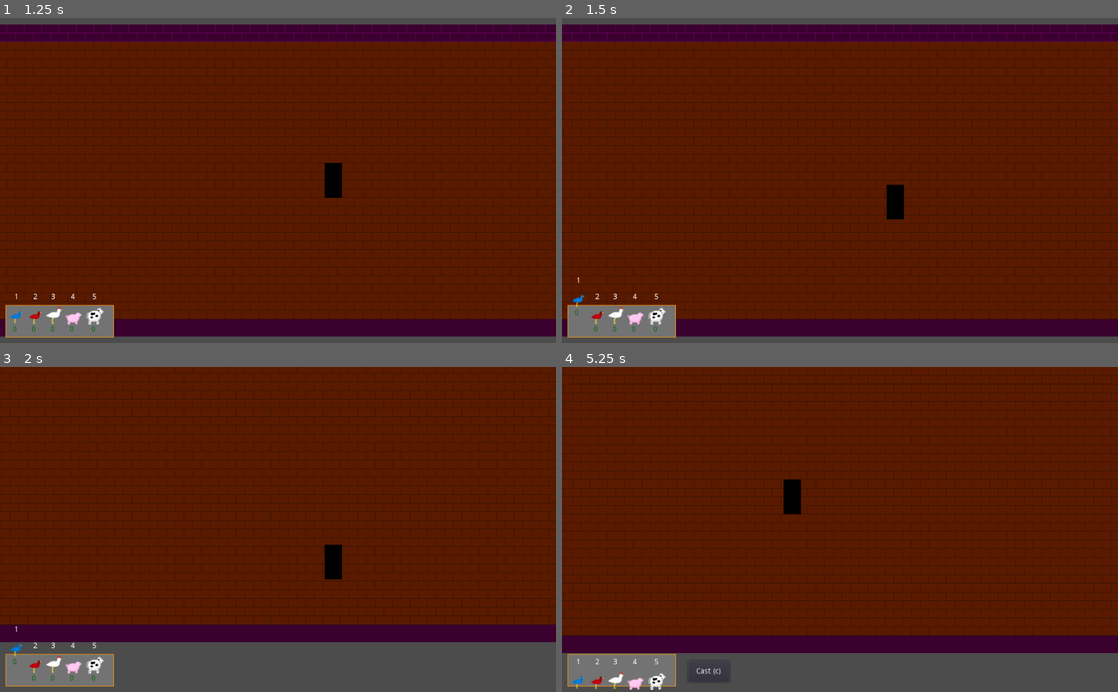
Above: before the commit, frames 1-4 (two rows, left to right).
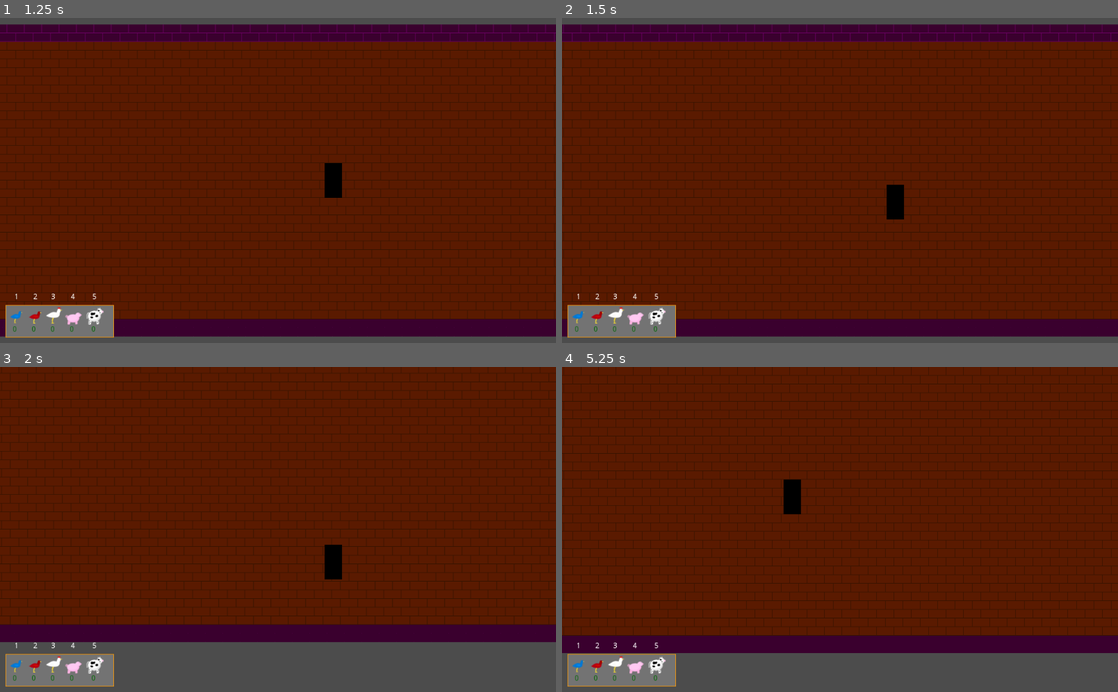
Above: after the commit, the same moments.

Repository: agmcleod/ld43
Game: Godot game, scene res://main.tscn
The game is run twice, just before and just after one commit, with the same random seed, the same clock (stepped at 60 frames per second) and the same inputs.
Inputs (mouse positions are in pixels of both pictures, inside the frame that each line leads up to):
- Up to frame 1 (1.25 s): tap Enter at 0.5 s; hold D (right) from 0.53 s (still down); tap C (cast) at 0.6 s
- Up to frame 2 (1.5 s): release D (right) at 1.28 s; hold S (down) from 1.28 s (still down); tap 1 (ingredient_1) at 1.35 s
- Up to frame 3 (2 s): keep holding S (down)
- Up to frame 4 (5.25 s): release S (down) at 2.03 s; hold D (right) 2.03-2.75 s; tap 2 (ingredient_2) at 2.1 s; click (706, 672) at 2.75 s, where only the run before the commit has a clickable "Cast (c)"; tap Space at 3.5 s; hold W (up) 3.53-4.28 s; tap 3 (ingredient_3) at 3.6 s; hold A (left) from 4.28 s (still down); tap 4 (ingredient_4) at 4.35 s; tap 5 (ingredient_5) at 5.1 s

Frame 1 is identical in both runs. In frame 2, less than 0.1% of the frame differs, in the area x 1-4%, y 79-97%; in frame 3, less than 0.1%; in frame 4, 0.7%, in the area x 1-30%, y 84-100%.
Error before the commit: Invalid get index 'blue' (on base: 'Dictionary'). (res://units/Player.gd:60)

Commit message:
spell now casts

Diff:
--- a/AnimalPickup.gd
+++ b/AnimalPickup.gd
@@ -6,6 +6,7 @@
 
 export var amount = 1
 export var type_name = ""
+onready var resources_ui = get_tree().get_root().get_node("game/UI/Resources")
 
 func _ready():
   self.connect("body_entered", self, "_on_body_entered")
@@ -18,5 +19,5 @@
 
 func _on_body_entered(body):
   if body.name == "Player":
-    body.call("add_resource", amount, type_name)
+    resources_ui.add_resource(amount, type_name)
     self.get_parent().queue_free()
--- a/main.tscn
+++ b/main.tscn
@@ -39,7 +39,7 @@
 custom_solver_bias = 0.0
 extents = Vector2( 15.9443, 31.8648 )
 
-[node name="game" type="Node" index="0"]
+[node name="game" type="Node"]
 
 [node name="TileMap" type="TileMap" parent="." index="0"]
 
--- a/spells/FireBall.tscn
+++ b/spells/FireBall.tscn
@@ -7,7 +7,7 @@
 custom_solver_bias = 0.0
 radius = 10.0
 
-[node name="FireBall" type="Area2D"]
+[node name="FireBall" type="Area2D" index="0"]
 
 input_pickable = true
 gravity_vec = Vector2( 0, 1 )
@@ -21,8 +21,8 @@
 status_duration = 5
 status_damage = 15
 damage = 20
-velocity = 0
-duration = 1.5
+velocity = 500
+duration = 0.5
 dies_on_collision = true
 
 [node name="ColorRect" type="ColorRect" parent="." index="0"]
--- a/spells/Spell.gd
+++ b/spells/Spell.gd
@@ -1,7 +1,7 @@
 extends Area2D
 
-onready var constants = get_tree().get_root().get_node("Constants")
-export (int) var status = constants.SPELL_STATUS_TYPE.BURNING
+# Based on Constants.gd. Setting a 1 here manually
+export (int) var status = 1
 # How long the status effect should last
 export (int) var status_duration = 0
 export (int) var status_damage = 0
--- a/ui/Resources.gd
+++ b/ui/Resources.gd
@@ -12,7 +12,18 @@
   cow = false
 }
 
+var resource_storage = {
+  blue_bird = 0,
+  red_bird = 0,
+  chicken = 0,
+  cow = 0,
+  pig = 0
+}
+
 var active_count = 0
+
+func _ready():
+  pass
 
 func get_selected_ingredients():
   return ingredients
@@ -20,31 +31,33 @@
 func get_active_count():
   return active_count
 
+func get_resource_storage():
+  resource_storage
+
 func reset_active_count():
   active_count = 0
-  for name in ["blue_bird", "red_bird", "chicken", "pig", "cow"]:
-    _mark_ingredient_as_inactive(name)
-
-func _mark_ingredient_as_inactive(name):
   for child in get_children():
-    if child.get_name() == name:
-      ingredients[name] = false
+    if ingredients.has(child.get_name()) && ingredients[child.get_name()]:
+      ingredients[child.get_name()] = false
       child.position.y += 30
 
-func _ready():
-  pass
+func add_resource(amount, type_name):
+  resource_storage[type_name] += amount
+  get_node("%s/text" % type_name).text = "%d" % resource_storage[type_name]
+
 
 func _toggle_ingredient(name):
   for child in get_children():
     if child.get_name() == name:
-      if ingredients[name]:
-        child.position.y += 30
-        active_count -= 1
-        ingredients[name] = false
-      elif !ingredients[name] && active_count < 3:
-        active_count += 1
-        child.position.y -= 30
-        ingredients[name] = true
+      if resource_storage[name] > 0:
+        if ingredients[name]:
+          child.position.y += 30
+          active_count -= 1
+          ingredients[name] = false
+        elif !ingredients[name] && active_count < 3:
+          active_count += 1
+          child.position.y -= 30
+          ingredients[name] = true
 
   if active_count <= 1:
     get_node("cast").hide()
--- a/units/Player.gd
+++ b/units/Player.gd
@@ -9,13 +9,7 @@
 var velocity = Vector2()
 var direction = Vector2(1, 0)
 
-var resources = {
-  blue_bird = 0,
-  red_bird = 0,
-  chicken = 0,
-  cow = 0,
-  pig = 0
-}
+var fireball_scene = load("res://spells/FireBall.tscn")
 
 func _ready():
   health = 500
@@ -52,12 +46,12 @@
   var ingredients = resources_ui.get_selected_ingredients()
   var active_count = resources_ui.get_active_count()
   if ingredients.red_bird:
-    add_resource(-1, "red_bird")
+    resources_ui.add_resource(-1, "red_bird")
     if active_count == 2:
       if ingredients.chicken:
-        add_resource(-1, "chicken")
-        return load("res://spells/FireBall.tscn")
-  elif ingredients.blue:
+        resources_ui.add_resource(-1, "chicken")
+        return fireball_scene.instance()
+  elif ingredients.blue_bird:
     pass
   else:
     pass
@@ -73,7 +67,3 @@
     spell.set_direction(direction.x, direction.y)
 
   resources_ui.reset_active_count()
-
-func add_resource(amount, type_name):
-  resources[type_name] += amount
-  get_tree().get_root().get_node("game/UI/Resources/%s/text" % type_name).text = "%d" % resources[type_name]
